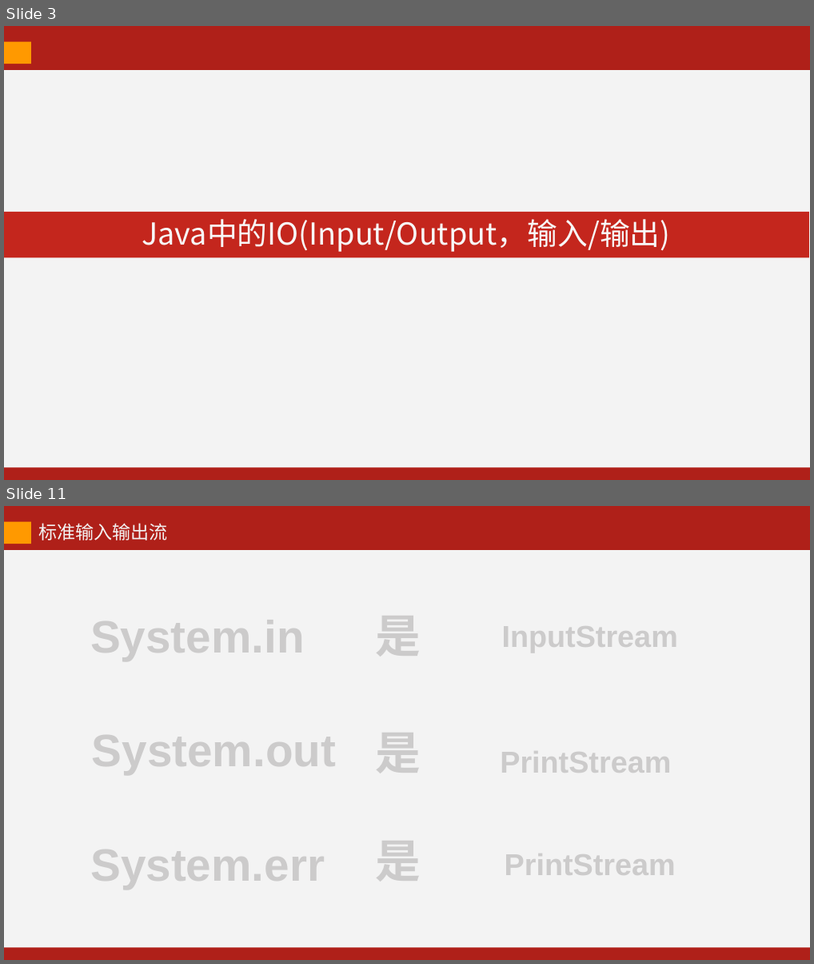
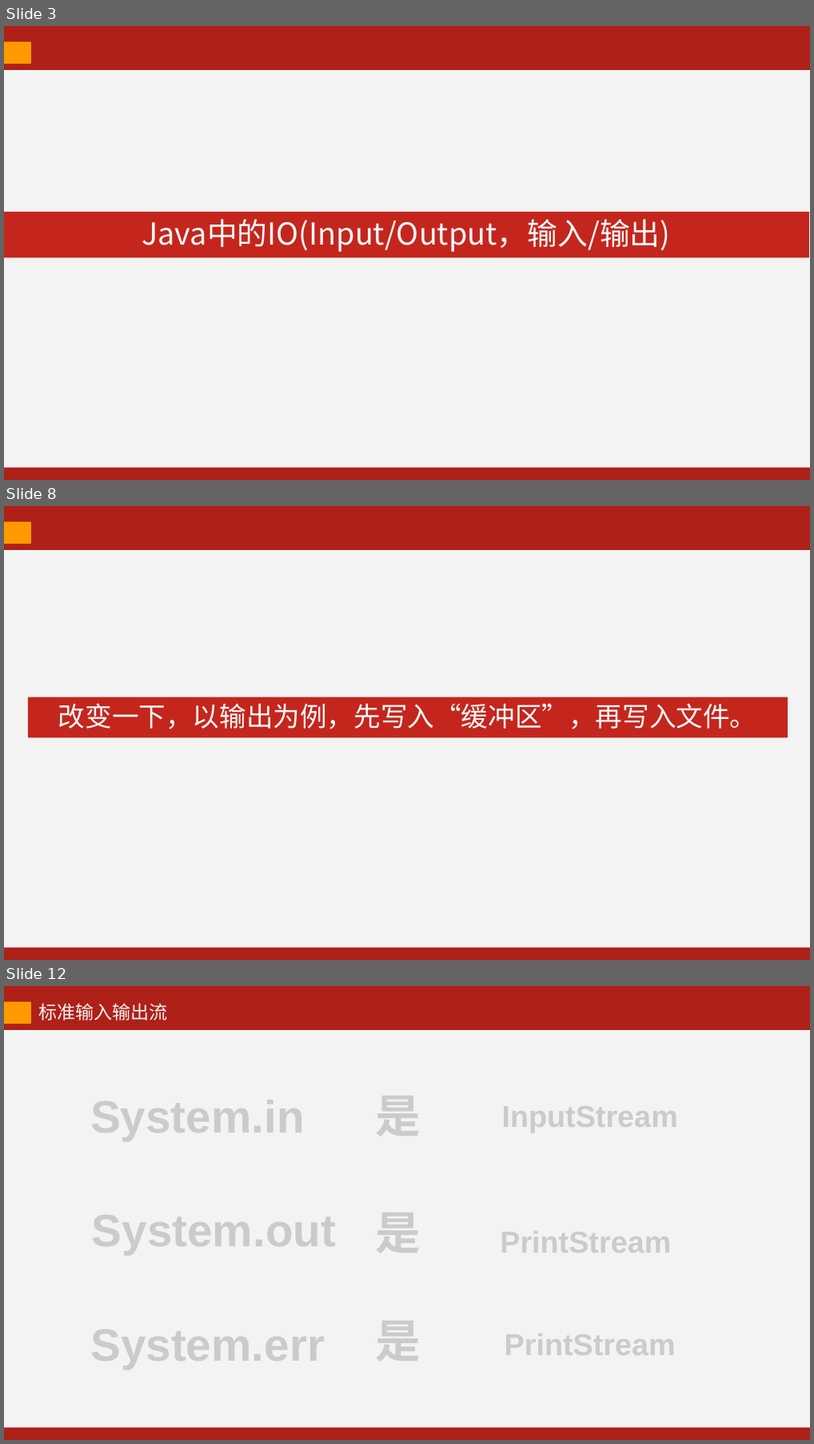
Before and after one commit to kevinjoyce/JavaCourseWare, a slide deck: PPT/每次课PPT/12 IO（输入输出）-2.pptx. Shown one above the other, each under a label of ours: slides 3 and 11 before the commit, slides 3, 8 and 12 after it; the slides between them are not shown. The pictures are 814x964 and 814x1444 pixels, drawn with LibreOffice and Linux fonts; fonts in the diff are those of the drawing. Boxes give left, top, right and bottom in pixels: in the first picture for what was removed or moved away, otherwise in the second. Text is boxed around its words. In the diff, an @@ line names an element or a change of style, - is before the commit and + after.

```diff
--- a/PPT/每次课PPT/12 IO（输入输出）-2.pptx
+++ b/PPT/每次课PPT/12 IO（输入输出）-2.pptx
@@ slide 8 added at (4, 506, 810, 960), background #AF2019 @@
@@ rectangle added at (4, 522, 31, 544), fill #FF9900 @@
@@ rectangle added at (4, 550, 810, 947), fill #F3F3F3 @@
@@ rectangle added at (28, 697, 788, 737), fill #C4261D, 32 pt, text #F8F8F8 @@
+改变一下，以输出为例，先写入“缓冲区”，再写入文件。
@@ what was slide 11 is now slide 12 @@
```
Also in this commit, not shown: 8 slides changed, 4 other slides added, 9 other files.
